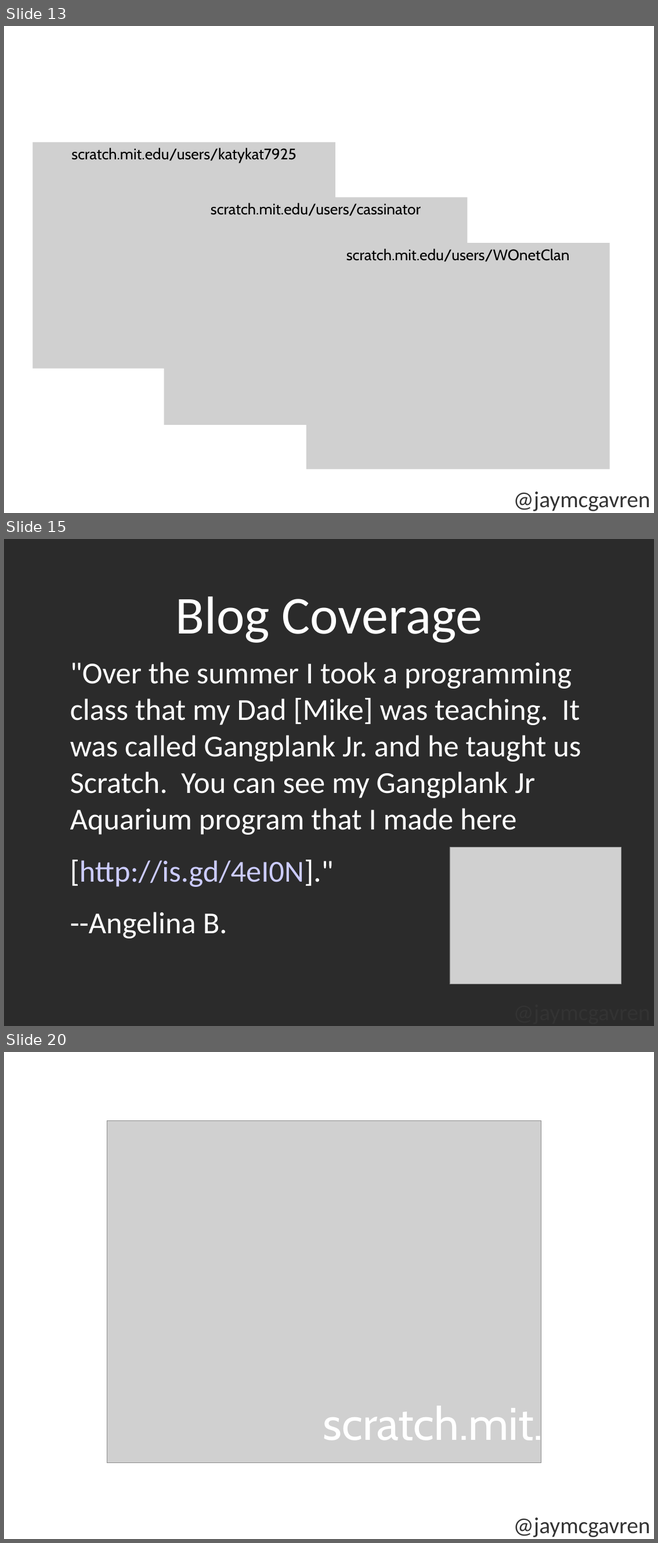
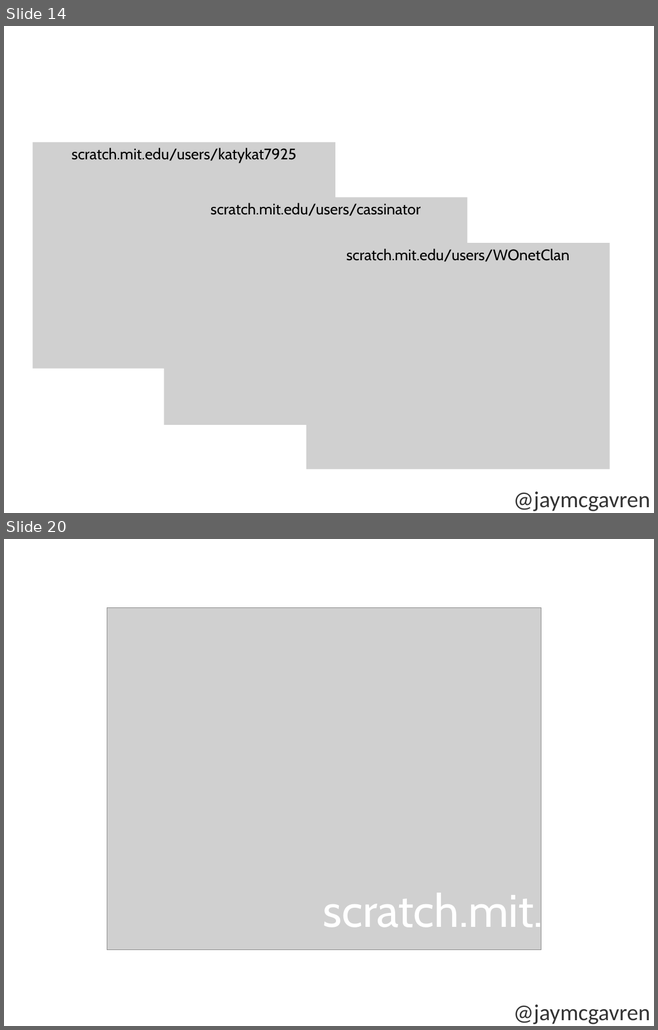
Before and after one commit to jaymcgavren/presentations, a slide deck: ignite_scratch/Ignite_Scratch.ppt. Shown one above the other, each under a label of ours: slides 13, 15 and 20 before the commit, slides 14 and 20 after it; the slides between them are not shown. The pictures are 658x1543 and 658x1030 pixels, drawn with LibreOffice and Linux fonts; fonts in the diff are those of the drawing; grey boxes stand for pictures; background and template pictures are left out; a plain dark background stands for a picture behind light text. Boxes give left, top, right and bottom in pixels: in the first picture for what was removed or moved away, otherwise in the second. Text is boxed around its words. In the diff, an @@ line names an element or a change of style, - is before the commit and + after.

Commit message:
Streamlined Scratch presentation.

```diff
--- a/ignite_scratch/Ignite_Scratch.ppt
+++ b/ignite_scratch/Ignite_Scratch.ppt
@@ slide 15 removed at [4, 539, 654, 1026], background picture (left out); not listed: 1 template element that a slide beside it also shows @@
@@ text removed at [175, 596, 482, 643] @@
-Blog Coverage
@@ text removed at [70, 662, 581, 939] @@
-"Over the summer I took a programming class that my Dad [Mike] was teaching. It was called Gangplank Jr. and he taught us Scratch. You can see my Gangplank Jr Aquarium program that I made here
-[http://is.gd/4eI0N]."
---Angelina B.
@@ picture removed at [449, 848, 621, 984] @@
@@ what was slide 13 is now slide 14 @@
```
Also in this commit, not shown: 6 slides changed, 8 slides added, 7 other slides removed.
